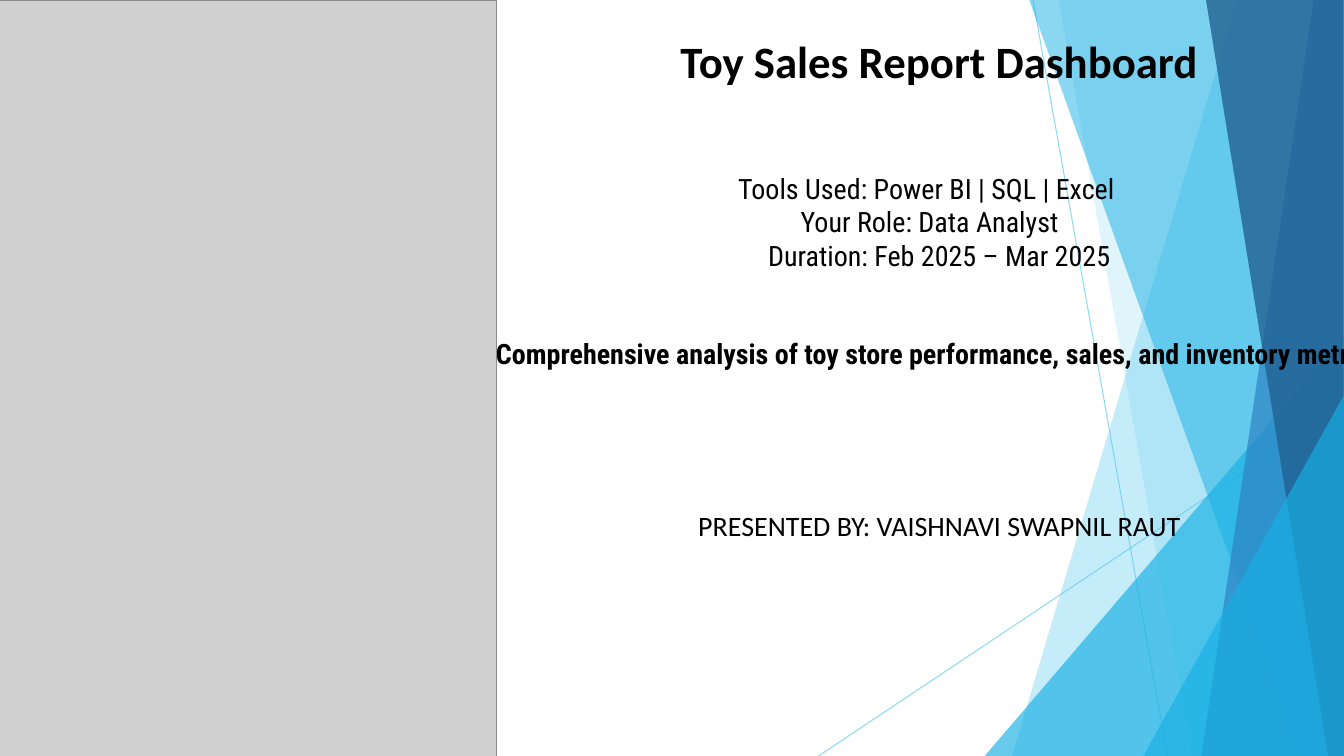
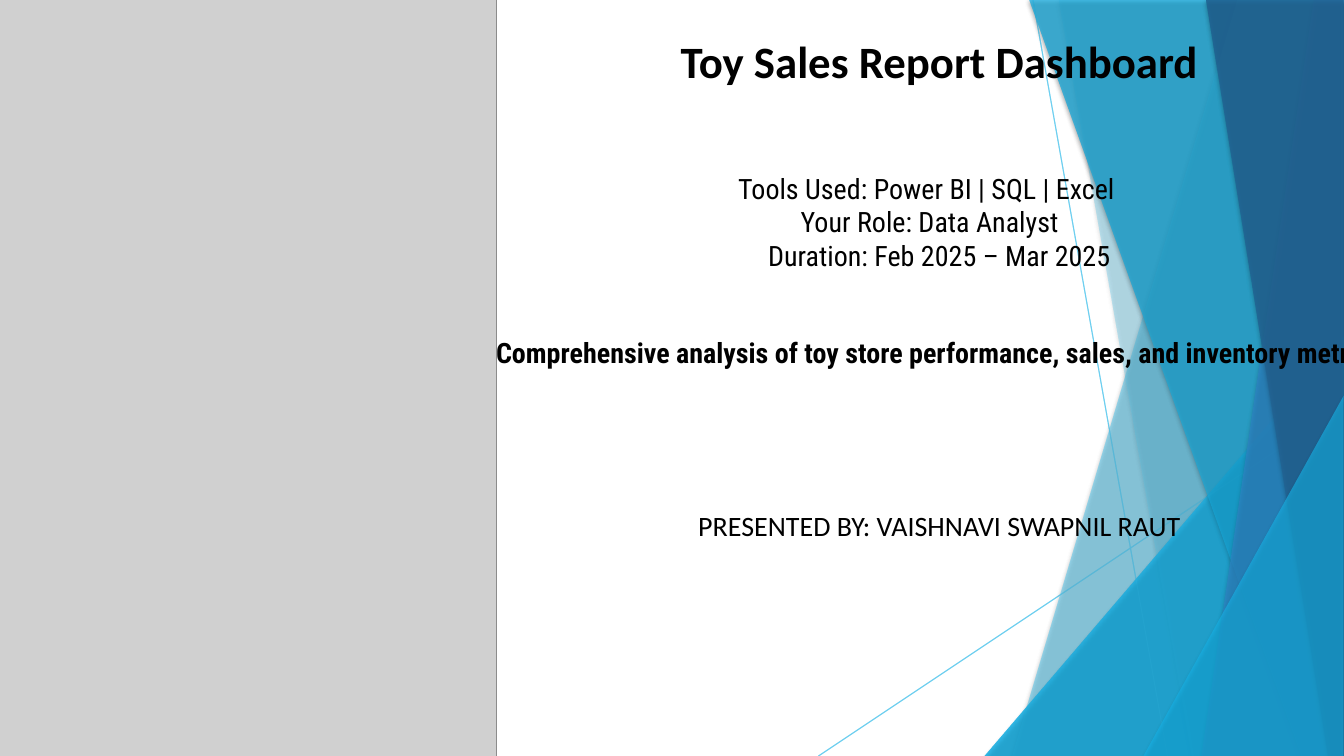
Before and after one commit to Vaishu111999/Toy-Sales-Report, a slide deck: slide 1 of Presentation.pptx. Drawn at 1344x756 pixels with LibreOffice and Linux fonts; fonts in the diff are those of the drawing; grey boxes stand for pictures. Boxes give left, top, right and bottom in pixels: in the first picture for what was removed or moved away, otherwise in the second. Text is boxed around its words. In the diff, an @@ line names an element or a change of style, - is before the commit and + after.

```diff
--- a/Presentation.pptx
+++ b/Presentation.pptx
@@ freeform shape at [1059,0,1344,756]: shadow on; outline redrawn @@
@@ shadow on in 7 elements at [0,0,95,627], [1012,0,1344,756], [985,336,1344,756], [1029,0,1344,756], [1202,0,1344,756], [1206,0,1344,756], [1143,396,1344,756] @@
@@ group added at [819,0,1344,756]: 5 freeform shapes, 2 lines, 2 triangles @@
@@ text "PRESENTED BY: VAISHNAVI SWAPNIL RAUT" at [698,512,1181,542]: letter outline #F3F3F3 0.75 pt to none @@
```
Also in this commit, not shown: 5 other slides changed, 2 other files.
